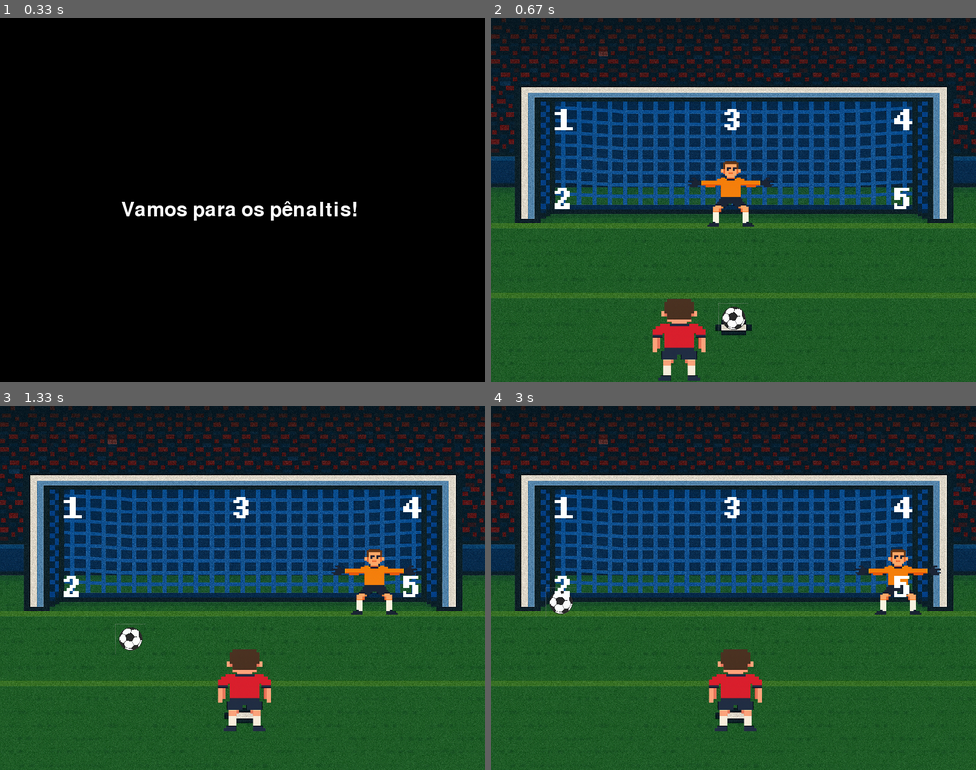
Above: before the commit, frames 1-4 (two rows, left to right).
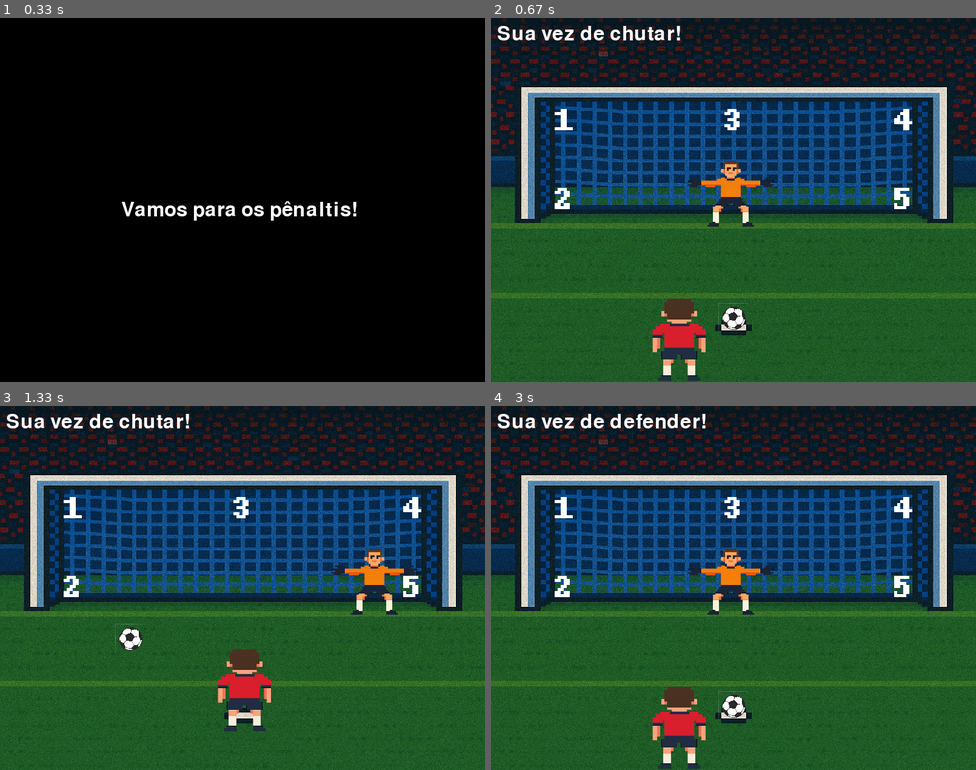
Above: after the commit, the same moments.

Repository: FredericoAyres/py-game
Game: pygame game, started from jogo.py
The game is run twice, just before and just after one commit, with the same random seed, the same clock (stepped at 60 frames per second) and the same inputs.
Inputs:
- Up to frame 1 (0.33 s): no input
- Up to frame 2 (0.67 s): tap 1 at 0.33 s
- Up to frame 3 (1.33 s): tap 2 at 0.67 s
- Up to frame 4 (3 s): no input

Frame 1 is identical in both runs. In frame 2, 0.6% of the frame differs, in the area x 1-39%, y 2-7%; in frame 3, 0.6%; in frame 4, 5.7%, in the area x 1-93%, y 2-100%.

Commit message:
chuta e defende

Diff:
--- a/jogo_rodando.py
+++ b/jogo_rodando.py
@@ -25,45 +25,102 @@
     image_5 = pygame.image.load('assets/img/5_DesSoft.png').convert_alpha()
     image_5 = pygame.transform.scale(image_5,(400, 400))
 
+    font = pygame.font.SysFont(None, 48)
+
     goleiro = Goleiro(image_goleiro)
     jogador = Jogador(image_jogador)
     bola = Bola(image_bola)
+
+    turno = "chute"
+    esperando_chute = True
 
     while running:
 
         clock.tick(60)
 
-        for event in pygame.event.get(): #devolve uma lista de eventos
+        for event in pygame.event.get():
 
             if event.type == pygame.QUIT:
                 running = False
                 estado = QUIT
 
-            if event.type == pygame.KEYUP:
-                if event.key == pygame.K_1:
-                    jogador.direcao = 1
-                    bola.direcao = 1
-                    goleiro.direcao = random.randint(1, 5)
-                if event.key == pygame.K_2:
-                    jogador.direcao = 2
-                    bola.direcao = 2
-                    goleiro.direcao = random.randint(1, 5)
-                if event.key == pygame.K_3:
-                    jogador.direcao = 3
-                    bola.direcao = 3
-                    goleiro.direcao = random.randint(1, 5)
-                if event.key == pygame.K_4:
-                    jogador.direcao = 4
-                    bola.direcao = 4
-                    goleiro.direcao = random.randint(1, 5)
-                if event.key == pygame.K_5:
-                    jogador.direcao = 5
-                    bola.direcao = 5
-                    goleiro.direcao = random.randint(1, 5)
+            if esperando_chute and event.type == pygame.KEYUP:
+                if turno == "chute":
+                    if event.key == pygame.K_1:
+                        jogador.direcao = 1
+                        bola.direcao = 1
+                        goleiro.direcao = random.randint(1, 5)
+                        esperando_chute = False
+                    if event.key == pygame.K_2:
+                        jogador.direcao = 2
+                        bola.direcao = 2
+                        goleiro.direcao = random.randint(1, 5)
+                        esperando_chute = False
+                    if event.key == pygame.K_3:
+                        jogador.direcao = 3
+                        bola.direcao = 3
+                        goleiro.direcao = random.randint(1, 5)
+                        esperando_chute = False
+                    if event.key == pygame.K_4:
+                        jogador.direcao = 4
+                        bola.direcao = 4
+                        goleiro.direcao = random.randint(1, 5)
+                        esperando_chute = False
+                    if event.key == pygame.K_5:
+                        jogador.direcao = 5
+                        bola.direcao = 5
+                        goleiro.direcao = random.randint(1, 5)
+                        esperando_chute = False
+
+                elif turno == "defesa":
+                    if event.key == pygame.K_1:
+                        goleiro.direcao = 1
+                        jogador.direcao = 3
+                        bola.direcao = random.randint(1, 5)
+                        esperando_chute = False
+                    if event.key == pygame.K_2:
+                        goleiro.direcao = 2
+                        jogador.direcao = 3
+                        bola.direcao = random.randint(1, 5)
+                        esperando_chute = False
+                    if event.key == pygame.K_3:
+                        goleiro.direcao = 3
+                        jogador.direcao = 3
+                        bola.direcao = random.randint(1, 5)
+                        esperando_chute = False
+                    if event.key == pygame.K_4:
+                        goleiro.direcao = 4
+                        jogador.direcao = 3
+                        bola.direcao = random.randint(1, 5)
+                        esperando_chute = False
+                    if event.key == pygame.K_5:
+                        goleiro.direcao = 5
+                        jogador.direcao = 3
+                        bola.direcao = random.randint(1, 5)
+                        esperando_chute = False
 
         goleiro.update()
         jogador.update()
         bola.update()
+
+        if bola.direcao == 0 and jogador.direcao == 0 and goleiro.direcao == 0 and not esperando_chute:
+            pygame.time.wait(1000)
+            if turno == "chute":
+                turno = "defesa"
+            else:
+                turno = "chute"
+            esperando_chute = True
+            jogador.rect.x = 220
+            jogador.rect.y = 450
+            goleiro.rect.x = 315
+            goleiro.rect.y = 220
+            bola.rect.x = 375
+            bola.rect.y = 470
+
+        if turno == "chute":
+            text = font.render('Sua vez de chutar!', True, (255, 255, 255))
+        else:
+            text = font.render('Sua vez de defender!', True, (255, 255, 255))
 
         window.blit(image_fundo, (0, 0))
         window.blit(image_goleiro, (goleiro.rect.x, goleiro.rect.y))
@@ -74,6 +131,7 @@
         window.blit(image_3, (200, -30))
         window.blit(image_4, (480, -30))
         window.blit(image_5, (480, 100))
+        window.blit(text,(10, 10))
 
         pygame.display.flip()
         pygame.display.update()
